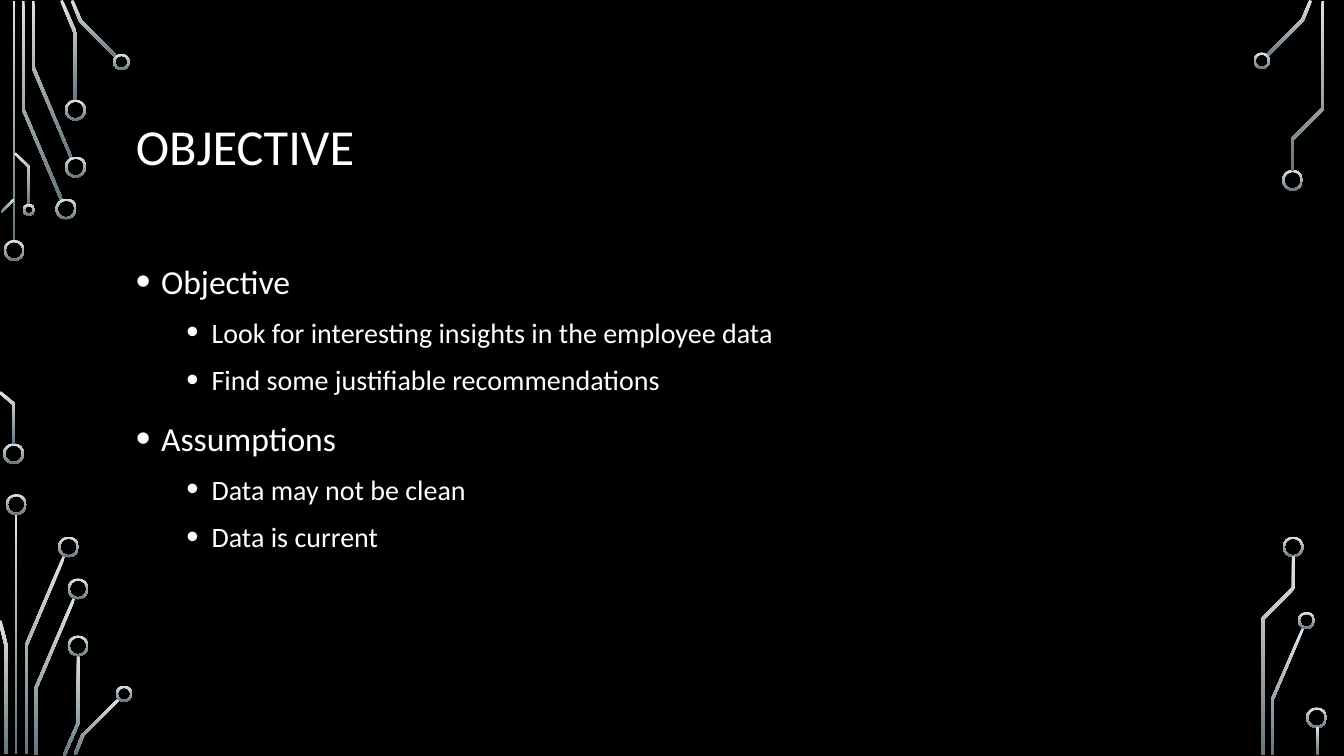
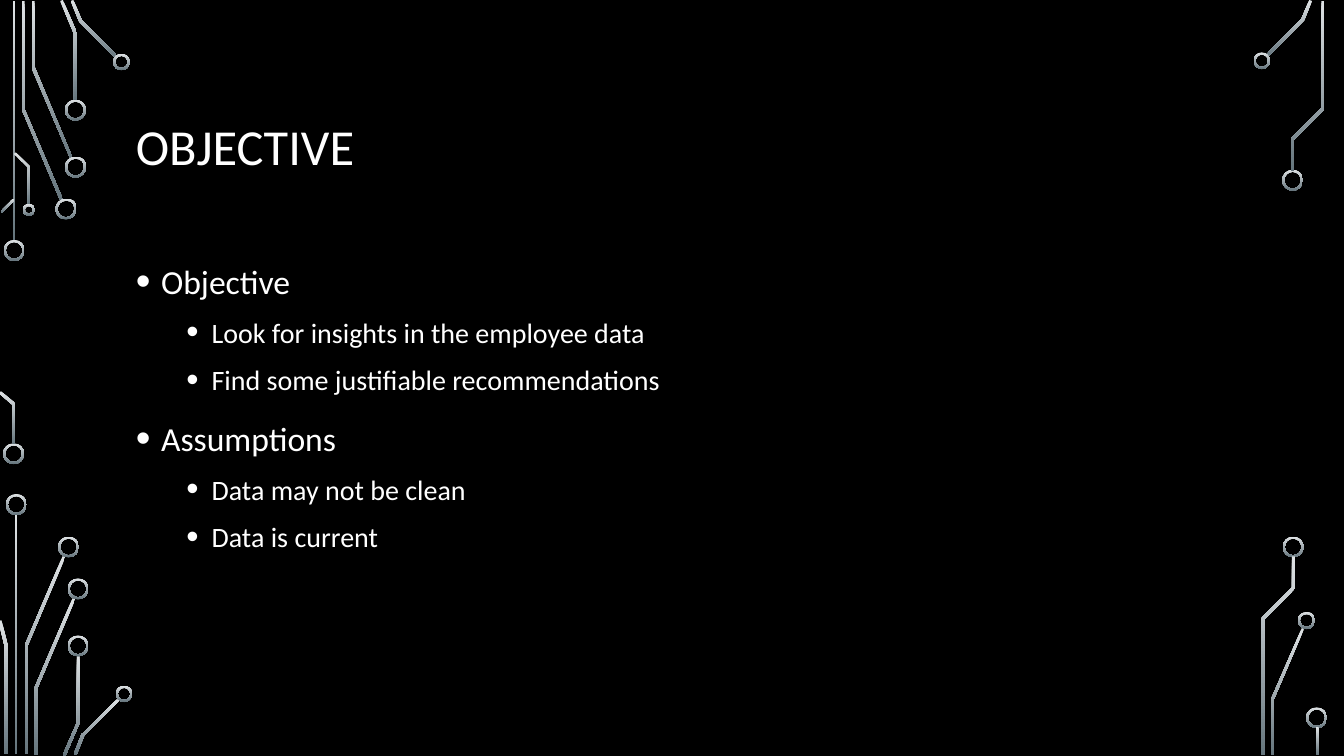
Before and after one commit to ggunaward/Misc, a slide deck: slide 2 of Vegas_dot_com assessment Powerpoint.pptx. Drawn at 1344x756 pixels with LibreOffice and Linux fonts; fonts in the diff are those of the drawing; background and template pictures are left out. Boxes give left, top, right and bottom in pixels: in the first picture for what was removed or moved away, otherwise in the second. Text is boxed around its words. In the diff, an @@ line names an element or a change of style, - is before the commit and + after.

Commit message:
Text and link updates to powerpoint.

```diff
--- a/Vegas_dot_com assessment Powerpoint.pptx
+++ b/Vegas_dot_com assessment Powerpoint.pptx
@@ text at (212, 323, 644, 348): text changed @@
-  • Look for interesting insights in the employee data
+  • Look for insights in the employee data
```
Also in this commit, not shown: 5 other slides changed.
